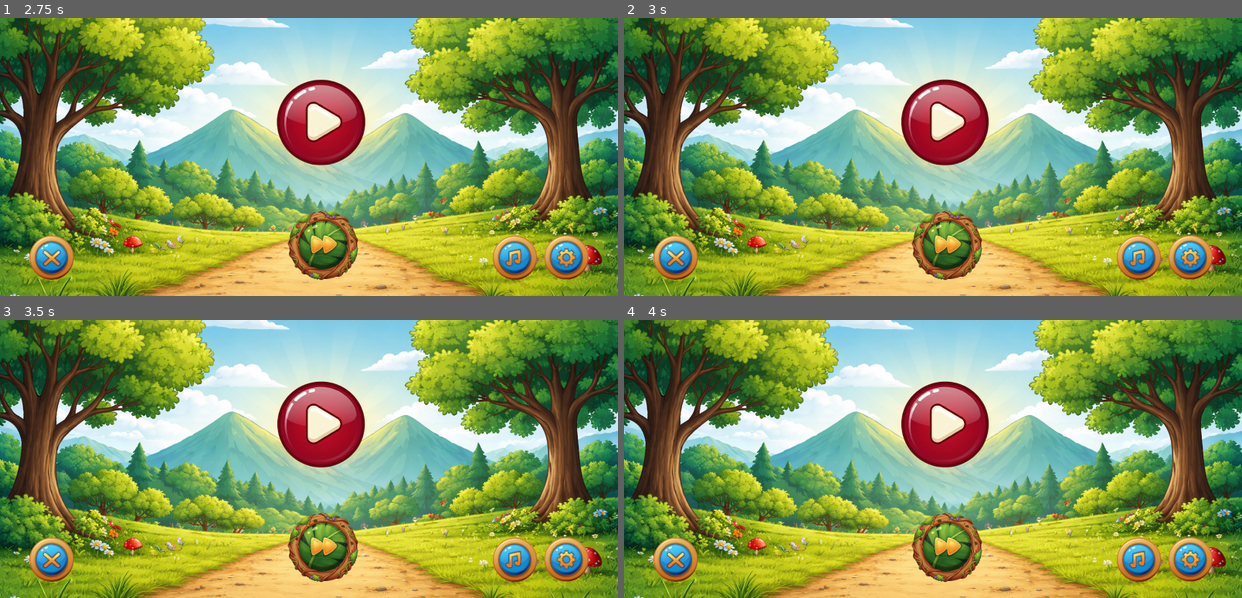
Above: before the commit, frames 1-4 (two rows, left to right).
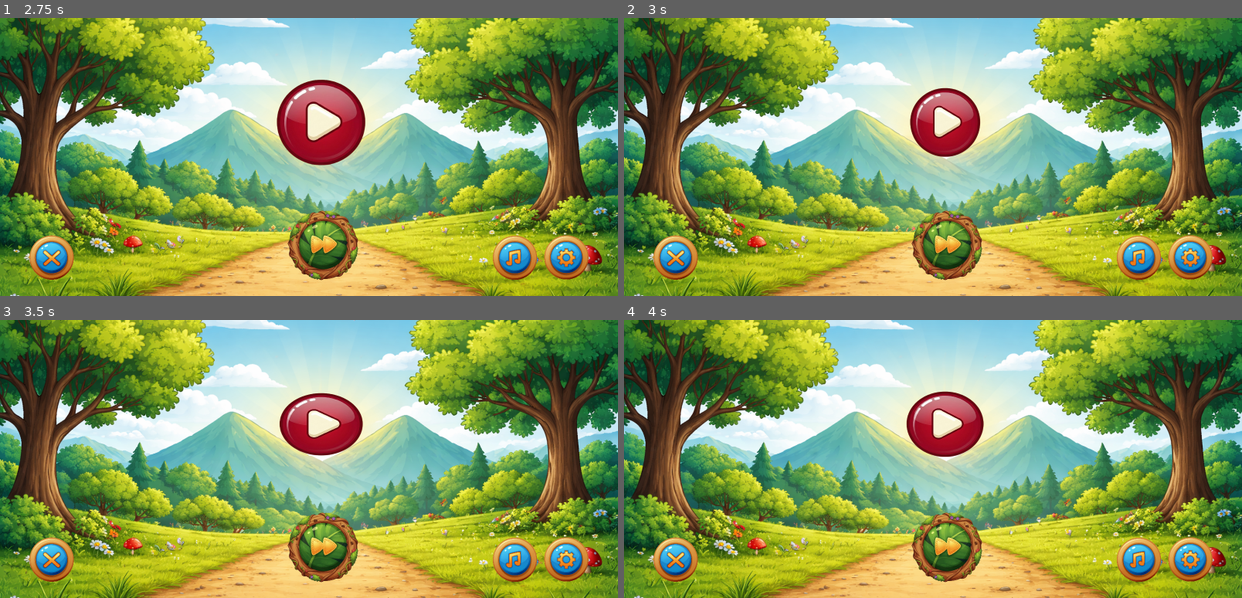
Above: after the commit, the same moments.

Repository: PramodCody/Kids_Classium
Game: Godot game, scene res://main_screen.tscn
Same seed, same stepped clock (60 frames per second), same inputs: the game is played once before the commit and once after it. Sound files missing from this copy of the repository are replaced by a short silence.
Inputs (mouse positions are in pixels of both pictures, inside the frame that each line leads up to):
- Up to frame 1 (2.75 s): click (327, 245) at 0.5 s; click (568, 257) at 1.25 s; click (512, 257) at 2 s
- Up to frame 2 (3 s): click (945, 120) at 2.75 s
- Up to frame 3 (3.5 s): no input
- Up to frame 4 (4 s): click (945, 422) at 3.5 s

Frame 1 is identical in both runs. In frame 2, 2.2% of the frame differs, in the area x 44-59%, y 21-54%; in frame 3, 2.0%; in frame 4, 2.1%.

Commit message:
Level 1Scene Made Playable

Diff:
--- a/Level_1.tscn
+++ b/Level_1.tscn
@@ -1,8 +1,16 @@
-[gd_scene load_steps=6 format=3 uid="uid://c61eu6xs41ldf"]
+[gd_scene load_steps=14 format=3 uid="uid://c61eu6xs41ldf"]
 
+[ext_resource type="Texture2D" uid="uid://do451oqvtmxxh" path="res://assests/images/Home_Button.png" id="1_jikk4"]
 [ext_resource type="Texture2D" uid="uid://batur7wifolsq" path="res://assests/images/Background.jpg" id="1_ptj6e"]
+[ext_resource type="Script" uid="uid://f80gok7fjyoh" path="res://home_button.gd" id="2_gyeet"]
 [ext_resource type="Texture2D" uid="uid://dw2tjwsr63lyg" path="res://assests/images/One.png" id="2_qwrqd"]
-[ext_resource type="Script" uid="uid://lmp13qa00ihk" path="res://scripts/line_drawing.gd" id="3_qwrqd"]
+[ext_resource type="Script" uid="uid://c7h0idksumhlk" path="res://scripts/second__line.gd" id="3_a0j4s"]
+[ext_resource type="Script" uid="uid://lmp13qa00ihk" path="res://scripts/first_line.gd" id="3_qwrqd"]
+[ext_resource type="Texture2D" uid="uid://ddl1lxmss11g7" path="res://scripts/Retry_Button.png" id="6_smwyr"]
+[ext_resource type="Texture2D" uid="uid://cdpda6p7rl51a" path="res://scripts/Next_Button.png" id="7_tedvs"]
+[ext_resource type="Script" uid="uid://f672qfeu3vap" path="res://scripts/retry_button.gd" id="8_2wi7h"]
+[ext_resource type="AudioStream" uid="uid://b2wofwutebcjk" path="res://assests/sounds/Button_Sound.mp3" id="9_2wi7h"]
+[ext_resource type="Script" uid="uid://ctl5iy8316l1o" path="res://next_button.gd" id="10_4s4xf"]
 
 [sub_resource type="Curve2D" id="Curve2D_eby7c"]
 _data = {
@@ -25,6 +33,17 @@
 grow_vertical = 2
 metadata/_edit_use_anchors_ = true
 
+[node name="Home_Button" type="TextureButton" parent="."]
+layout_mode = 0
+offset_left = 100.0
+offset_top = 50.0
+offset_right = 280.0
+offset_bottom = 230.0
+texture_normal = ExtResource("1_jikk4")
+ignore_texture_size = true
+stretch_mode = 4
+script = ExtResource("2_gyeet")
+
 [node name="TextureRect" type="TextureRect" parent="."]
 z_index = -10
 layout_mode = 1
@@ -39,6 +58,7 @@
 
 [node name="Node2D" type="Node2D" parent="."]
 z_index = -9
+metadata/_edit_group_ = true
 
 [node name="First_Line" type="Path2D" parent="Node2D"]
 curve = SubResource("Curve2D_eby7c")
@@ -50,7 +70,7 @@
 
 [node name="Second _Line" type="Path2D" parent="Node2D"]
 curve = SubResource("Curve2D_ubraw")
-script = ExtResource("3_qwrqd")
+script = ExtResource("3_a0j4s")
 
 [node name="Line2D" type="Line2D" parent="Node2D/Second _Line"]
 width = 200.0
@@ -60,3 +80,38 @@
 position = Vector2(1748.0001, 620)
 scale = Vector2(0.6, 0.6)
 texture = ExtResource("2_qwrqd")
+
+[node name="Retry_Button" type="TextureButton" parent="."]
+visible = false
+layout_mode = 0
+offset_left = 1900.0
+offset_top = 830.0
+offset_right = 2100.0
+offset_bottom = 1030.0
+texture_normal = ExtResource("6_smwyr")
+ignore_texture_size = true
+stretch_mode = 4
+script = ExtResource("8_2wi7h")
+
+[node name="Next_Button" type="TextureButton" parent="."]
+visible = false
+layout_mode = 0
+offset_left = 2100.0
+offset_top = 830.0
+offset_right = 2300.0
+offset_bottom = 1030.0
+texture_normal = ExtResource("7_tedvs")
+ignore_texture_size = true
+stretch_mode = 4
+script = ExtResource("10_4s4xf")
+
+[node name="Button_Sound" type="AudioStreamPlayer2D" parent="."]
+stream = ExtResource("9_2wi7h")
+
+[connection signal="button_down" from="Home_Button" to="Home_Button" method="_on_button_down"]
+[connection signal="button_up" from="Home_Button" to="Home_Button" method="_on_button_up"]
+[connection signal="tracing_changed" from="Node2D/First_Line" to="Node2D/Second _Line" method="_on_first_line_tracing_changed"]
+[connection signal="button_down" from="Retry_Button" to="Retry_Button" method="_on_button_down"]
+[connection signal="button_up" from="Retry_Button" to="Retry_Button" method="_on_button_up"]
+[connection signal="button_down" from="Next_Button" to="Next_Button" method="_on_button_down"]
+[connection signal="button_up" from="Next_Button" to="Next_Button" method="_on_button_up"]
--- /dev/null
+++ b/home_button.gd
@@ -0,0 +1,27 @@
+extends TextureButton
+
+var scale_strength = 0.1
+var animation_speed = 0.1
+
+
+func _on_button_down() -> void:
+	$"../Button_Sound".play()
+
+	pivot_offset = size/2
+	var tween = create_tween()
+	tween.tween_property(self, "scale", Vector2.ONE * (1.0 - scale_strength), animation_speed)\
+	.set_trans(Tween.TRANS_SINE).set_ease(Tween.EASE_OUT)
+
+	await $"../Button_Sound".finished
+
+
+func _on_button_up() -> void:
+	$"../Button_Sound".play()
+
+	pivot_offset = size/2
+	var tween = create_tween()
+	tween.tween_property(self, "scale", Vector2.ONE, animation_speed * 4)\
+	.set_trans(Tween.TRANS_ELASTIC).set_ease(Tween.EASE_OUT)
+
+	await $"../Button_Sound".finished
+	get_tree().change_scene_to_file("res://main_screen.tscn")
--- a/main_screen.tscn
+++ b/main_screen.tscn
@@ -118,7 +118,6 @@
 offset_bottom = 1080.0
 
 [connection signal="button_down" from="Play_Button" to="Play_Button" method="_on_button_down"]
-[connection signal="button_up" from="Play_Button" to="Play_Button" method="_on_button_up"]
 [connection signal="button_down" from="Levels_Button" to="Levels_Button" method="_on_button_down"]
 [connection signal="button_up" from="Levels_Button" to="Levels_Button" method="_on_button_up"]
 [connection signal="button_down" from="Exit_Button" to="Exit_Button" method="_on_button_down"]
--- /dev/null
+++ b/next_button.gd
@@ -0,0 +1,27 @@
+extends TextureButton
+
+var scale_strength = 0.1
+var animation_speed = 0.1
+
+
+func _on_button_down() -> void:
+	$"../Button_Sound".play()
+
+	pivot_offset = size/2
+	var tween = create_tween()
+	tween.tween_property(self, "scale", Vector2.ONE * (1.0 - scale_strength), animation_speed)\
+	.set_trans(Tween.TRANS_SINE).set_ease(Tween.EASE_OUT)
+
+	await $"../Button_Sound".finished
+
+
+func _on_button_up() -> void:
+	$"../Button_Sound".play()
+
+	pivot_offset = size/2
+	var tween = create_tween()
+	tween.tween_property(self, "scale", Vector2.ONE, animation_speed * 4)\
+	.set_trans(Tween.TRANS_ELASTIC).set_ease(Tween.EASE_OUT)
+
+	await $"../Button_Sound".finished
+	print("Next Scene")
--- /dev/null
+++ b/scripts/first_line.gd
@@ -0,0 +1,42 @@
+extends Path2D
+
+@onready var line = $Line2D
+@onready var area = $"../Area2D"
+signal tracing_changed(is_second_line_tracing)
+var is_second_line_tracing = false
+#func _ready() -> void:
+	#second_line.visible = false
+
+var is_tracing : bool = true
+
+var current_point_index = 0
+var first_line_curve = $".".curve
+var first_line_point_count = first_line_curve.get_point_count()
+
+var is_first_line_first_point_completed = false
+#var is_first_line_end_point_completed = false
+
+func check_tracing(global_pos: Vector2):
+	# Convert global position to Path2D's local space
+	var local_pos = to_local(global_pos)
+	var target_point = curve.get_closest_point(local_pos)
+	var first_line_first_point = first_line_curve.get_point_position(0)
+	var first_line_end_point = first_line_curve.get_point_position(first_line_point_count - 1)
+
+	if local_pos.distance_to(target_point) < 100:
+		line.add_point(target_point)
+		current_point_index += 1
+		if target_point == first_line_first_point:
+			is_first_line_first_point_completed = true
+
+		if target_point == first_line_end_point and is_first_line_first_point_completed:
+			print("first_line_completed")
+			is_tracing = false
+			is_second_line_tracing = true
+			tracing_changed.emit(is_second_line_tracing)
+
+
+func _input(event: InputEvent) -> void:
+	if is_tracing:
+		if event is InputEventScreenTouch or event is InputEventScreenDrag:
+			check_tracing(event.position)
--- a/scripts/line_drawing.gd
+++ /dev/null
@@ -1,21 +0,0 @@
-extends Path2D
-
-@onready var line = $Line2D
-@onready var area = $"../Area2D"
-
-var current_point_index = 0
-var is_tracing = false
-
-func check_tracing(global_pos: Vector2):
-	# Convert global position to Path2D's local space
-	var local_pos = to_local(global_pos)
-	var target_point = curve.get_closest_point(local_pos)
-
-	if local_pos.distance_to(target_point) < 100:
-		line.add_point(target_point)
-		current_point_index += 1
-
-
-func _input(event: InputEvent) -> void:
-	if event is InputEventScreenTouch or event is InputEventScreenDrag:
-		check_tracing(event.position)
--- a/scripts/play_button.gd
+++ b/scripts/play_button.gd
@@ -36,14 +36,4 @@
 	.set_trans(Tween.TRANS_SINE).set_ease(Tween.EASE_OUT)
 
 	await $"../Button_Sound".finished
-
-func _on_button_up() -> void:
-	$"../Button_Sound".play()
-
-	pivot_offset = size/2
-	var tween = create_tween()
-	tween.tween_property(self, "scale", Vector2.ONE, animation_speed * 4)\
-	.set_trans(Tween.TRANS_ELASTIC).set_ease(Tween.EASE_OUT)
-
-	await $"../Button_Sound".finished
 	get_tree().change_scene_to_file("res://Level_1.tscn")
--- /dev/null
+++ b/scripts/retry_button.gd
@@ -0,0 +1,27 @@
+extends TextureButton
+
+var scale_strength = 0.1
+var animation_speed = 0.1
+
+
+func _on_button_down() -> void:
+	$"../Button_Sound".play()
+
+	pivot_offset = size/2
+	var tween = create_tween()
+	tween.tween_property(self, "scale", Vector2.ONE * (1.0 - scale_strength), animation_speed)\
+	.set_trans(Tween.TRANS_SINE).set_ease(Tween.EASE_OUT)
+
+	await $"../Button_Sound".finished
+
+
+func _on_button_up() -> void:
+	$"../Button_Sound".play()
+
+	pivot_offset = size/2
+	var tween = create_tween()
+	tween.tween_property(self, "scale", Vector2.ONE, animation_speed * 4)\
+	.set_trans(Tween.TRANS_ELASTIC).set_ease(Tween.EASE_OUT)
+
+	await $"../Button_Sound".finished
+	get_tree().change_scene_to_file("res://Level_1.tscn")
--- /dev/null
+++ b/scripts/second__line.gd
@@ -0,0 +1,40 @@
+extends Path2D
+
+@onready var line = $Line2D
+
+var is_tracing : bool = false
+
+var current_point_index = 0
+var second_line_curve = $".".curve
+var second_line_point_count = second_line_curve.get_point_count()
+var is_second_line_first_point_completed = false
+
+func check_tracing(global_pos: Vector2):
+	# Convert global position to Path2D's local space
+	var local_pos = to_local(global_pos)
+	var target_point = curve.get_closest_point(local_pos)
+	var second_line_first_point = second_line_curve.get_point_position(0)
+	var second_line_end_point = second_line_curve.get_point_position(second_line_point_count - 1)
+
+	if local_pos.distance_to(target_point) < 100:
+		line.add_point(target_point)
+		current_point_index += 1
+
+		if target_point == second_line_first_point:
+			is_second_line_first_point_completed = true
+
+		if target_point == second_line_end_point and is_second_line_first_point_completed:
+			print("second_line_completed")
+			is_tracing = false
+			$"../../Retry_Button".visible = true
+			$"../../Next_Button".visible = true
+
+func _input(event: InputEvent) -> void:
+	if is_tracing:
+		if event is InputEventScreenTouch or event is InputEventScreenDrag:
+			check_tracing(event.position)
+
+
+func _on_first_line_tracing_changed(is_second_line_tracing: Variant) -> void:
+	await get_tree().create_timer(2).timeout
+	is_tracing = true
Binary file added: assests/images/Home_Button.png
Not shown, added: assests/images/Home_Button.png.import
Not shown, added: home_button.gd.uid
Not shown, added: next_button.gd.uid
Binary file added: scripts/Next_Button.png
Not shown, added: scripts/Next_Button.png.import
Binary file added: scripts/Retry_Button.png
Not shown, added: scripts/Retry_Button.png.import
Renamed: scripts/line_drawing.gd.uid -> scripts/first_line.gd.uid
Not shown, added: scripts/retry_button.gd.uid
Not shown, added: scripts/second__line.gd.uid
